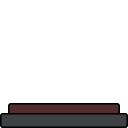
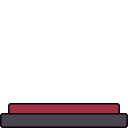
Layered file, before and after one edit (128×128). Changes by layer:
painted on "SwitchBase" over [0, 113, 128, 128]
painted on "Switch" over [8, 103, 120, 116]
